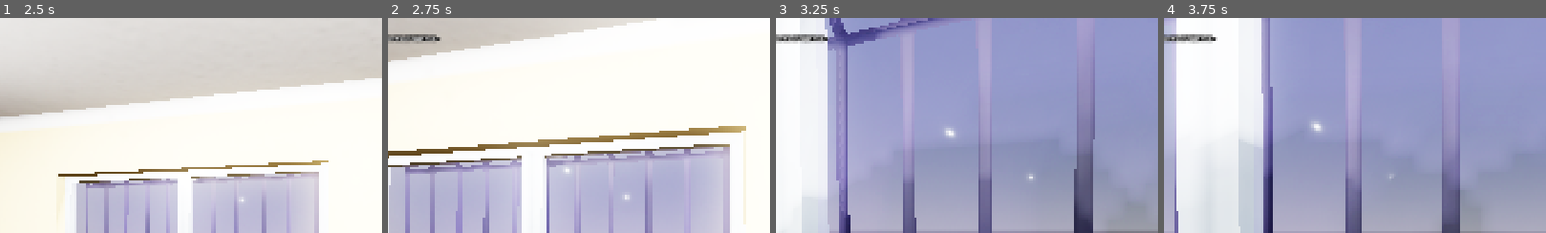
Above: before the commit, frames 1-4 (left to right).
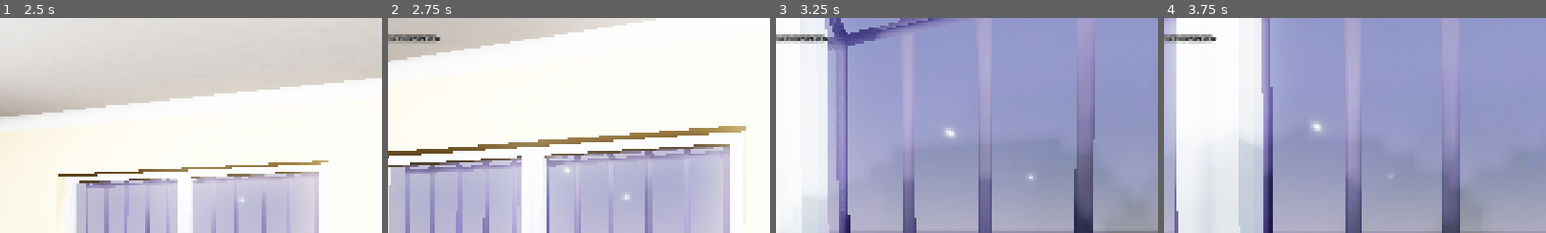
Above: after the commit, the same moments.

Repository: takanazwa5/ProjektMonopolowy
Game: Godot game, scene res://scenes/game/game.tscn
The game is run twice, just before and just after one commit, with the same random seed, the same clock (stepped at 60 frames per second) and the same inputs.
Inputs (mouse positions are % of the whole screen's width and height, from its top left):
- Up to frame 1 (2.5 s): tap Enter at 0.5 s; move the mouse to (55, 50) at 0.52 s; hold Ctrl (crouch) 0.53-1.28 s; hold W (walk_forward) from 0.53 s (still down); click (55, 50) at 0.67 s; move the mouse to (45, 50) at 1.27 s; tap G (drop_item) at 1.35 s; move the mouse to (52, 48) at 2.02 s; hold E (interact) from 2.03 s (still down)
- Up to frame 2 (2.75 s): keep holding W (walk_forward); keep holding E (interact)
- Up to frame 3 (3.25 s): keep holding W (walk_forward); move the mouse to (49, 52) at 2.77 s; release E (interact) at 2.78 s; tap Ctrl (crouch) at 2.85 s; click (49, 52) at 2.92 s
- Up to frame 4 (3.75 s): keep holding W (walk_forward); move the mouse to (57, 51) at 3.52 s; hold G (drop_item) from 3.53 s (still down)
The pictures show only the part of the screen within x 14-64%, y 0-50%; the shares and areas given below are measured in that part.

Frame 1 is identical in both runs. In frame 2, less than 0.1% of the frame differs, in the area x 2-11%, y 7-11%; in frame 3, less than 0.1%, in the area x 2-11%, y 7-12%; in frame 4, less than 0.1%.

Commit message:
Add BottomMarker and reticle tooltips to items
Introduced BottomMarker nodes to all beer and cigarette item scenes for improved placement logic. Added reticle_tooltip_text properties to these items for better UI feedback. Updated counter placement logic to use BottomMarker for vertical positioning.

Diff:
--- a/features/counter/counter.gd
+++ b/features/counter/counter.gd
@@ -43,9 +43,11 @@
 		target = misc_targets[_misc_counter]
 		_misc_counter += 1
 
+	target.position.y += absf(item.bottom_marker.position.y)
 	var tween: Tween = create_tween().set_trans(Tween.TRANS_CUBIC).set_parallel()
 	tween.tween_property(item, ^"global_transform", target.global_transform, 0.25)
 	tween.tween_property(item, ^"rotation_degrees:y", randf_range(-180.0, 180.0), 0.25)
+
 	if item.type == Item.Type.SZLUGI:
 
 		tween.tween_property(item, ^"rotation_degrees:x", item.rotation_degrees.x + 90.0, 0.25)
@@ -53,6 +55,9 @@
 	item.reparent(items)
 	item.can_interact = false
 	item_placed.emit(item)
+
+	if tween.is_running(): await tween.finished
+	target.position.y -= absf(item.bottom_marker.position.y)
 
 
 func clear() -> void:
--- a/features/interactable/items/beer/beer_JP_bottle.tscn
+++ b/features/interactable/items/beer/beer_JP_bottle.tscn
@@ -12,6 +12,7 @@
 preview_zoom = -0.28
 item_name = "JPButla"
 type = 1
+reticle_tooltip_text = "JP w butelce"
 
 [node name="JPBottle" parent="." instance=ExtResource("2_j4gvl")]
 transform = Transform3D(1, 0, 0, 0, 1, 0, 0, 0, 1, 0, -0.148823, 0)
@@ -19,3 +20,7 @@
 [node name="CollisionShape3D" type="CollisionShape3D" parent="."]
 transform = Transform3D(1, 0, 0, 0, 1, 0, 0, 0, 1, 0, -0.000568816, 0)
 shape = SubResource("BoxShape3D_ek8a4")
+
+[node name="BottomMarker" type="Marker3D" parent="."]
+unique_name_in_owner = true
+transform = Transform3D(1, 0, 0, 0, 1, 0, 0, 0, 1, 0, -0.149465, 0)
--- a/features/interactable/items/beer/beer_JP_can.tscn
+++ b/features/interactable/items/beer/beer_JP_can.tscn
@@ -12,6 +12,7 @@
 preview_zoom = -0.25
 item_name = "JPPucha"
 type = 1
+reticle_tooltip_text = "JP w puszce"
 
 [node name="JPCan" parent="." instance=ExtResource("2_emse2")]
 transform = Transform3D(1, 0, 0, 0, 1, 0, 0, 0, 1, 0, -0.1, 0)
@@ -19,3 +20,7 @@
 [node name="CollisionShape3D" type="CollisionShape3D" parent="."]
 transform = Transform3D(1, 0, 0, 0, 1, 0, 0, 0, 1, 0, -0.00132464, 0)
 shape = SubResource("BoxShape3D_ek8a4")
+
+[node name="BottomMarker" type="Marker3D" parent="."]
+unique_name_in_owner = true
+transform = Transform3D(1, 0, 0, 0, 1, 0, 0, 0, 1, 0, -0.100236, 0)
--- a/features/interactable/items/beer/beer_bobr_bottle.tscn
+++ b/features/interactable/items/beer/beer_bobr_bottle.tscn
@@ -12,6 +12,7 @@
 preview_zoom = -0.28
 item_name = "BobrButla"
 type = 1
+reticle_tooltip_text = "Bubr w butelce"
 
 [node name="BobrBottle" parent="." instance=ExtResource("1_qbuq5")]
 transform = Transform3D(1, 0, 0, 0, 1, 0, 0, 0, 1, 0, -0.148823, 0)
@@ -19,3 +20,7 @@
 [node name="CollisionShape3D" type="CollisionShape3D" parent="."]
 transform = Transform3D(1, 0, 0, 0, 1, 0, 0, 0, 1, 0, -0.000568816, 0)
 shape = SubResource("BoxShape3D_ek8a4")
+
+[node name="BottomMarker" type="Marker3D" parent="."]
+unique_name_in_owner = true
+transform = Transform3D(1, 0, 0, 0, 1, 0, 0, 0, 1, 0, -0.149465, 0)
--- a/features/interactable/items/beer/beer_bobr_can.tscn
+++ b/features/interactable/items/beer/beer_bobr_can.tscn
@@ -12,6 +12,7 @@
 preview_zoom = -0.25
 item_name = "BobrPucha"
 type = 1
+reticle_tooltip_text = "Bubr w puszce"
 
 [node name="BobrCan" parent="." instance=ExtResource("2_54s4n")]
 transform = Transform3D(1, 0, 0, 0, 1, 0, 0, 0, 1, 0, -0.100091, 0)
@@ -19,3 +20,11 @@
 [node name="CollisionShape3D" type="CollisionShape3D" parent="."]
 transform = Transform3D(1, 0, 0, 0, 1, 0, 0, 0, 1, 0, -0.00132464, 0)
 shape = SubResource("BoxShape3D_ek8a4")
+
+[node name="BottomMarker" type="Marker3D" parent="."]
+unique_name_in_owner = true
+transform = Transform3D(1, 0, 0, 0, 1, 0, 0, 0, 1, 0, -0.101041, 0)
+
+[node name="BottomMarker2" type="Marker3D" parent="."]
+unique_name_in_owner = true
+transform = Transform3D(1, 0, 0, 0, 1, 0, 0, 0, 1, 0, -0.100236, 0)
--- a/features/interactable/items/beer/beer_boskie_bottle.tscn
+++ b/features/interactable/items/beer/beer_boskie_bottle.tscn
@@ -12,6 +12,7 @@
 preview_zoom = -0.28
 item_name = "BoskieButla"
 type = 1
+reticle_tooltip_text = "Boskie w butelce"
 
 [node name="BoskieBottle" parent="." instance=ExtResource("2_8x5fs")]
 transform = Transform3D(1, 0, 0, 0, 1, 0, 0, 0, 1, 0, -0.148823, 0)
@@ -19,3 +20,7 @@
 [node name="CollisionShape3D" type="CollisionShape3D" parent="."]
 transform = Transform3D(1, 0, 0, 0, 1, 0, 0, 0, 1, 0, -0.000568816, 0)
 shape = SubResource("BoxShape3D_ek8a4")
+
+[node name="BottomMarker" type="Marker3D" parent="."]
+unique_name_in_owner = true
+transform = Transform3D(1, 0, 0, 0, 1, 0, 0, 0, 1, 0, -0.149465, 0)
--- a/features/interactable/items/beer/beer_boskie_can.tscn
+++ b/features/interactable/items/beer/beer_boskie_can.tscn
@@ -12,6 +12,7 @@
 preview_zoom = -0.25
 item_name = "BoskiePucha"
 type = 1
+reticle_tooltip_text = "Boskie w puszce"
 
 [node name="BoskieCan" parent="." instance=ExtResource("2_87wsq")]
 transform = Transform3D(1, 0, 0, 0, 1, 0, 0, 0, 1, 0, -0.100091, 0)
@@ -19,3 +20,7 @@
 [node name="CollisionShape3D" type="CollisionShape3D" parent="."]
 transform = Transform3D(1, 0, 0, 0, 1, 0, 0, 0, 1, 0, -0.00132464, 0)
 shape = SubResource("BoxShape3D_ek8a4")
+
+[node name="BottomMarker" type="Marker3D" parent="."]
+unique_name_in_owner = true
+transform = Transform3D(1, 0, 0, 0, 1, 0, 0, 0, 1, 0, -0.100236, 0)
--- a/features/interactable/items/beer/beer_mech_bottle.tscn
+++ b/features/interactable/items/beer/beer_mech_bottle.tscn
@@ -12,6 +12,7 @@
 preview_zoom = -0.28
 item_name = "MechButla"
 type = 1
+reticle_tooltip_text = "Mech w butelce"
 
 [node name="MechBottle" parent="." instance=ExtResource("2_6d7fp")]
 transform = Transform3D(1, 0, 0, 0, 1, 0, 0, 0, 1, 0, -0.148823, 0)
@@ -19,3 +20,7 @@
 [node name="CollisionShape3D" type="CollisionShape3D" parent="."]
 transform = Transform3D(1, 0, 0, 0, 1, 0, 0, 0, 1, 0, -0.000568816, 0)
 shape = SubResource("BoxShape3D_ek8a4")
+
+[node name="BottomMarker" type="Marker3D" parent="."]
+unique_name_in_owner = true
+transform = Transform3D(1, 0, 0, 0, 1, 0, 0, 0, 1, 0, -0.149465, 0)
--- a/features/interactable/items/beer/beer_mech_can.tscn
+++ b/features/interactable/items/beer/beer_mech_can.tscn
@@ -12,6 +12,7 @@
 preview_zoom = -0.25
 item_name = "MechPucha"
 type = 1
+reticle_tooltip_text = "Mech w puszce"
 
 [node name="MechCan" parent="." instance=ExtResource("2_37n52")]
 transform = Transform3D(1, 0, 0, 0, 1, 0, 0, 0, 1, 0, -0.1, 0)
@@ -19,3 +20,7 @@
 [node name="CollisionShape3D" type="CollisionShape3D" parent="."]
 transform = Transform3D(1, 0, 0, 0, 1, 0, 0, 0, 1, 0, -0.00132464, 0)
 shape = SubResource("BoxShape3D_ek8a4")
+
+[node name="BottomMarker" type="Marker3D" parent="."]
+unique_name_in_owner = true
+transform = Transform3D(1, 0, 0, 0, 1, 0, 0, 0, 1, 0, -0.100236, 0)
--- a/features/interactable/items/beer/beer_ovecky_bottle.tscn
+++ b/features/interactable/items/beer/beer_ovecky_bottle.tscn
@@ -12,6 +12,7 @@
 preview_zoom = -0.28
 item_name = "OveckyButla"
 type = 1
+reticle_tooltip_text = "Ovecky w butelce"
 
 [node name="OveckyBottle" parent="." instance=ExtResource("2_3dde6")]
 transform = Transform3D(1, 0, 0, 0, 1, 0, 0, 0, 1, 0, -0.148823, 0)
@@ -19,3 +20,7 @@
 [node name="CollisionShape3D" type="CollisionShape3D" parent="."]
 transform = Transform3D(1, 0, 0, 0, 1, 0, 0, 0, 1, 0, -0.000568816, 0)
 shape = SubResource("BoxShape3D_ek8a4")
+
+[node name="BottomMarker" type="Marker3D" parent="."]
+unique_name_in_owner = true
+transform = Transform3D(1, 0, 0, 0, 1, 0, 0, 0, 1, 0, -0.149465, 0)
--- a/features/interactable/items/beer/beer_ovecky_can.tscn
+++ b/features/interactable/items/beer/beer_ovecky_can.tscn
@@ -12,6 +12,7 @@
 preview_zoom = -0.25
 item_name = "OveckyPucha"
 type = 1
+reticle_tooltip_text = "Ovecky w puszce"
 
 [node name="OveckyCan" parent="." instance=ExtResource("2_bsjst")]
 transform = Transform3D(1, 0, 0, 0, 1, 0, 0, 0, 1, 0, -0.1, 0)
@@ -19,3 +20,7 @@
 [node name="CollisionShape3D" type="CollisionShape3D" parent="."]
 transform = Transform3D(1, 0, 0, 0, 1, 0, 0, 0, 1, 0, -0.00132464, 0)
 shape = SubResource("BoxShape3D_ek8a4")
+
+[node name="BottomMarker" type="Marker3D" parent="."]
+unique_name_in_owner = true
+transform = Transform3D(1, 0, 0, 0, 1, 0, 0, 0, 1, 0, -0.100236, 0)
--- a/features/interactable/items/beer/beer_tarka_bottle.tscn
+++ b/features/interactable/items/beer/beer_tarka_bottle.tscn
@@ -19,3 +19,7 @@
 [node name="CollisionShape3D" type="CollisionShape3D" parent="."]
 transform = Transform3D(1, 0, 0, 0, 1, 0, 0, 0, 1, 0, -0.000568816, 0)
 shape = SubResource("BoxShape3D_ek8a4")
+
+[node name="BottomMarker" type="Marker3D" parent="."]
+unique_name_in_owner = true
+transform = Transform3D(1, 0, 0, 0, 1, 0, 0, 0, 1, 0, -0.149465, 0)
--- a/features/interactable/items/beer/beer_tarka_can.tscn
+++ b/features/interactable/items/beer/beer_tarka_can.tscn
@@ -19,3 +19,7 @@
 [node name="CollisionShape3D" type="CollisionShape3D" parent="."]
 transform = Transform3D(1, 0, 0, 0, 1, 0, 0, 0, 1, 0, -0.00132464, 0)
 shape = SubResource("BoxShape3D_ek8a4")
+
+[node name="BottomMarker" type="Marker3D" parent="."]
+unique_name_in_owner = true
+transform = Transform3D(1, 0, 0, 0, 1, 0, 0, 0, 1, 0, -0.100236, 0)
--- a/features/interactable/items/cigarettes/cigarettes_alpaca.tscn
+++ b/features/interactable/items/cigarettes/cigarettes_alpaca.tscn
@@ -11,6 +11,7 @@
 script = ExtResource("1_76loa")
 item_name = "Alpaca"
 type = 0
+reticle_tooltip_text = "Alpaca"
 
 [node name="fajki_02" parent="." instance=ExtResource("1_v176i")]
 transform = Transform3D(1, 0, 0, 0, 1, 0, 0, 0, 1, 0, -0.0735972, 0)
@@ -18,3 +19,7 @@
 [node name="CollisionShape3D" type="CollisionShape3D" parent="."]
 transform = Transform3D(-4.37114e-08, 0, -1, 0, 1, 0, 1, 0, -4.37114e-08, 4.18068e-16, -0.00015052, 0)
 shape = SubResource("BoxShape3D_76loa")
+
+[node name="BottomMarker" type="Marker3D" parent="."]
+unique_name_in_owner = true
+transform = Transform3D(1, 0, 0, 0, 1, 0, 0, 0, 1, 0, 0, 0.0224482)
--- a/features/interactable/items/cigarettes/cigarettes_kiceroy.tscn
+++ b/features/interactable/items/cigarettes/cigarettes_kiceroy.tscn
@@ -11,6 +11,7 @@
 script = ExtResource("1_k865c")
 item_name = "Kiceroy"
 type = 0
+reticle_tooltip_text = "Kiceroy"
 
 [node name="fajki_04" parent="." instance=ExtResource("2_k865c")]
 transform = Transform3D(1, 0, 0, 0, 1, 0, 0, 0, 1, 0, -0.0737434, 0)
@@ -18,3 +19,7 @@
 [node name="CollisionShape3D" type="CollisionShape3D" parent="."]
 transform = Transform3D(-4.37114e-08, 0, -1, 0, 1, 0, 1, 0, -4.37114e-08, 4.18068e-16, -0.000240339, 0)
 shape = SubResource("BoxShape3D_76loa")
+
+[node name="BottomMarker" type="Marker3D" parent="."]
+unique_name_in_owner = true
+transform = Transform3D(1, 0, 0, 0, 1, 0, 0, 0, 1, 0, 0, 0.0224482)
--- a/features/interactable/items/cigarettes/cigarettes_mamboro.tscn
+++ b/features/interactable/items/cigarettes/cigarettes_mamboro.tscn
@@ -11,6 +11,7 @@
 script = ExtResource("1_uxab6")
 item_name = "Mamboro"
 type = 0
+reticle_tooltip_text = "Mamboro"
 
 [node name="fajki_06" parent="." instance=ExtResource("2_uxab6")]
 transform = Transform3D(1, 0, 0, 0, 1, 0, 0, 0, 1, 0, -0.074, 0)
@@ -18,3 +19,7 @@
 [node name="CollisionShape3D" type="CollisionShape3D" parent="."]
 transform = Transform3D(-4.37114e-08, 0, -1, 0, 1, 0, 1, 0, -4.37114e-08, 4.18068e-16, -0.000362299, 0)
 shape = SubResource("BoxShape3D_76loa")
+
+[node name="BottomMarker" type="Marker3D" parent="."]
+unique_name_in_owner = true
+transform = Transform3D(1, 0, 0, 0, 1, 0, 0, 0, 1, 0, 0, 0.0224482)
--- a/features/interactable/items/cigarettes/cigarettes_masterfield.tscn
+++ b/features/interactable/items/cigarettes/cigarettes_masterfield.tscn
@@ -11,6 +11,7 @@
 script = ExtResource("1_rbtvs")
 item_name = "Masterfield"
 type = 0
+reticle_tooltip_text = "Masterfield"
 
 [node name="fajki_03" parent="." instance=ExtResource("2_rbtvs")]
 transform = Transform3D(1, 0, 0, 0, 1, 0, 0, 0, 1, 0, -0.074, 0)
@@ -18,3 +19,7 @@
 [node name="CollisionShape3D" type="CollisionShape3D" parent="."]
 transform = Transform3D(-4.37114e-08, 0, -1, 0, 1, 0, 1, 0, -4.37114e-08, 4.18068e-16, -0.00264629, 0)
 shape = SubResource("BoxShape3D_76loa")
+
+[node name="BottomMarker" type="Marker3D" parent="."]
+unique_name_in_owner = true
+transform = Transform3D(1, 0, 0, 0, 1, 0, 0, 0, 1, 0, 0, 0.0224482)
--- a/features/interactable/items/cigarettes/cigarettes_platinum.tscn
+++ b/features/interactable/items/cigarettes/cigarettes_platinum.tscn
@@ -11,6 +11,7 @@
 script = ExtResource("1_1f6ej")
 item_name = "Platinum"
 type = 0
+reticle_tooltip_text = "Platinum"
 
 [node name="fajki_05" parent="." instance=ExtResource("2_1f6ej")]
 transform = Transform3D(1, 0, 0, 0, 1, 0, 0, 0, 1, 0, -0.074, 0)
@@ -18,3 +19,7 @@
 [node name="CollisionShape3D" type="CollisionShape3D" parent="."]
 transform = Transform3D(-4.37114e-08, 0, -1, 0, 1, 0, 1, 0, -4.37114e-08, 4.18068e-16, -0.00124415, 0)
 shape = SubResource("BoxShape3D_76loa")
+
+[node name="BottomMarker" type="Marker3D" parent="."]
+unique_name_in_owner = true
+transform = Transform3D(1, 0, 0, 0, 1, 0, 0, 0, 1, 0, 0, 0.0224482)
--- a/features/interactable/items/cigarettes/cigarettes_silne.tscn
+++ b/features/interactable/items/cigarettes/cigarettes_silne.tscn
@@ -11,6 +11,7 @@
 script = ExtResource("1_0yr5g")
 item_name = "Silne"
 type = 0
+reticle_tooltip_text = "Silne"
 
 [node name="fajki_01" parent="." instance=ExtResource("2_n7i4s")]
 transform = Transform3D(1, 0, 0, 0, 1, 0, 0, 0, 1, 0, -0.074, 0)
@@ -18,3 +19,7 @@
 [node name="CollisionShape3D" type="CollisionShape3D" parent="."]
 transform = Transform3D(-4.37114e-08, 0, -1, 0, 1, 0, 1, 0, -4.37114e-08, 4.18068e-16, -0.000322916, 0)
 shape = SubResource("BoxShape3D_y84qk")
+
+[node name="BottomMarker" type="Marker3D" parent="."]
+unique_name_in_owner = true
+transform = Transform3D(1, 0, 0, 0, 1, 0, 0, 0, 1, 0, 0, 0.0224482)
--- a/features/interactable/items/item.gd
+++ b/features/interactable/items/item.gd
@@ -14,6 +14,9 @@
 
 
 static var _names: PackedStringArray = []
+
+
+@onready var bottom_marker: Marker3D = %BottomMarker
 
 
 func _init() -> void:
